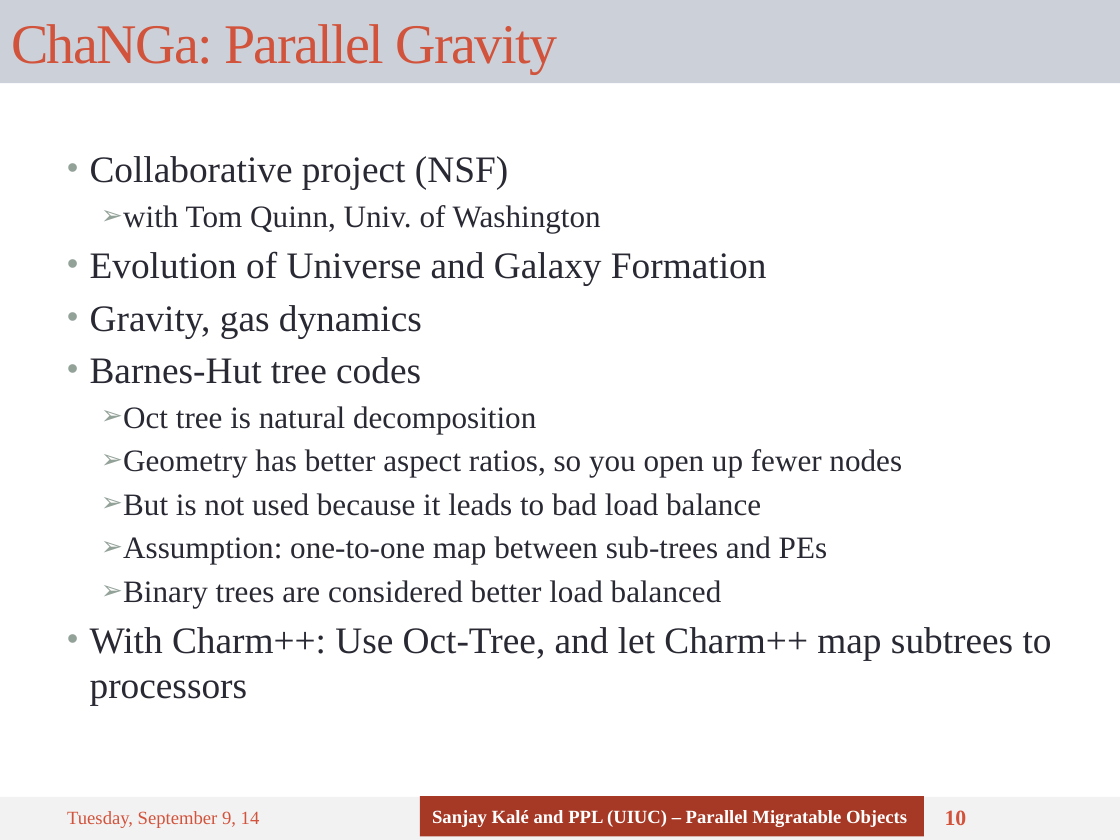
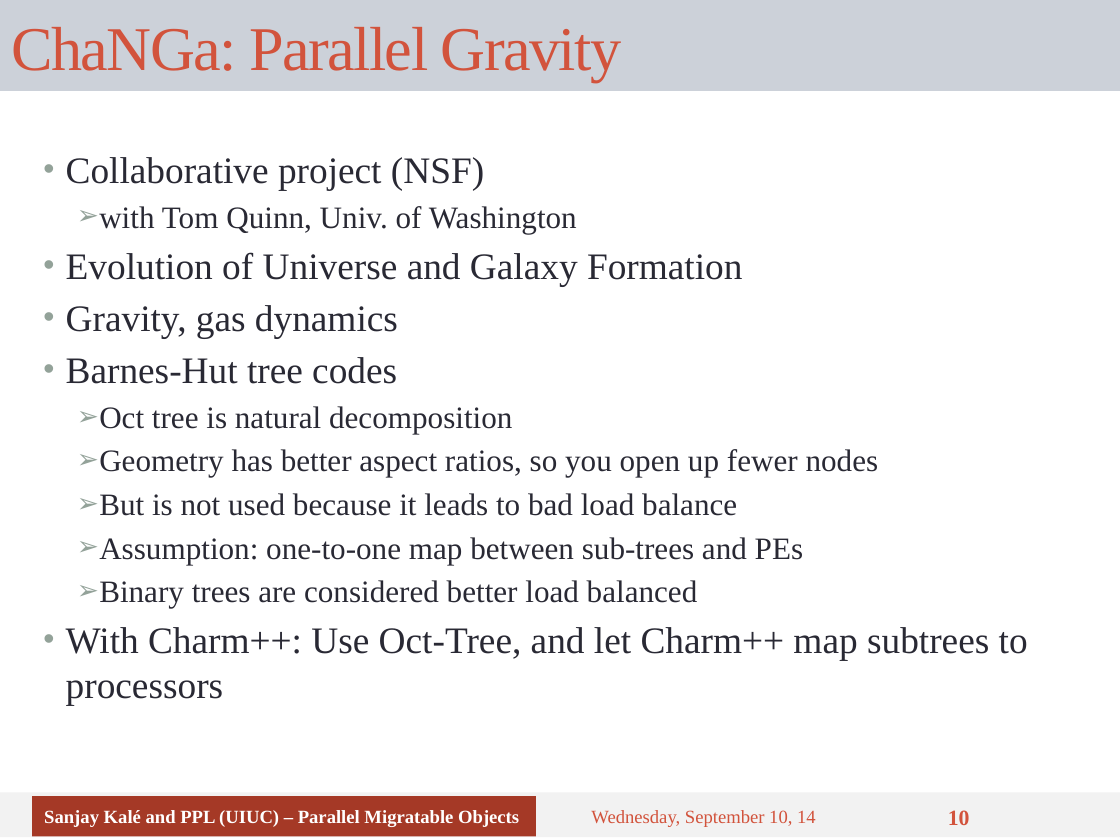
Before and after one commit to UIUC-PPL/charm_tutorial, a slide deck: slide 10 of tutorial-08-app_design.pptx. Drawn at 1120x840 pixels with LibreOffice and Linux fonts; fonts in the diff are those of the drawing. Boxes give left, top, right and bottom in pixels: in the first picture for what was removed or moved away, otherwise in the second. Text is boxed around its words. In the diff, an @@ line names an element or a change of style, - is before the commit and + after.

```diff
--- a/tutorial-08-app_design.pptx
+++ b/tutorial-08-app_design.pptx
@@ title "ChaNGa: Parallel Gravity": place and size @@
-title "ChaNGa: Parallel Gravity" at (0,0,1120,83)
+title "ChaNGa: Parallel Gravity" at (0,0,1120,91)
@@ title "ChaNGa: Parallel Gravity" at (0,0,1120,91): size 36 to 40 pt @@
@@ text "Collaborative project (NSF)": place and size @@
-text "Collaborative project (NSF)" at (90,156,1052,705)
+text "Collaborative project (NSF)" at (66,157,1028,705)
@@ text "Collaborative project (NSF)" at (66,157,1028,705): vertical alignment top to middle @@
@@ rectangle: place and size @@
-rectangle at (0,797,1120,840)
+rectangle at (0,793,1120,838)
@@ rectangle "Sanjay Kalé and PPL (UIUC) ...": place and size @@
-rectangle "Sanjay Kalé and PPL (UIUC) ..." at (420,796,924,837)
+rectangle "Sanjay Kalé and PPL (UIUC) ..." at (32,796,536,837)
@@ text at (591,810,816,827): text changed @@
-Tuesday, September 9, 14
+Wednesday, September 10, 14
```
Also in this commit, not shown: 12 other slides changed.
